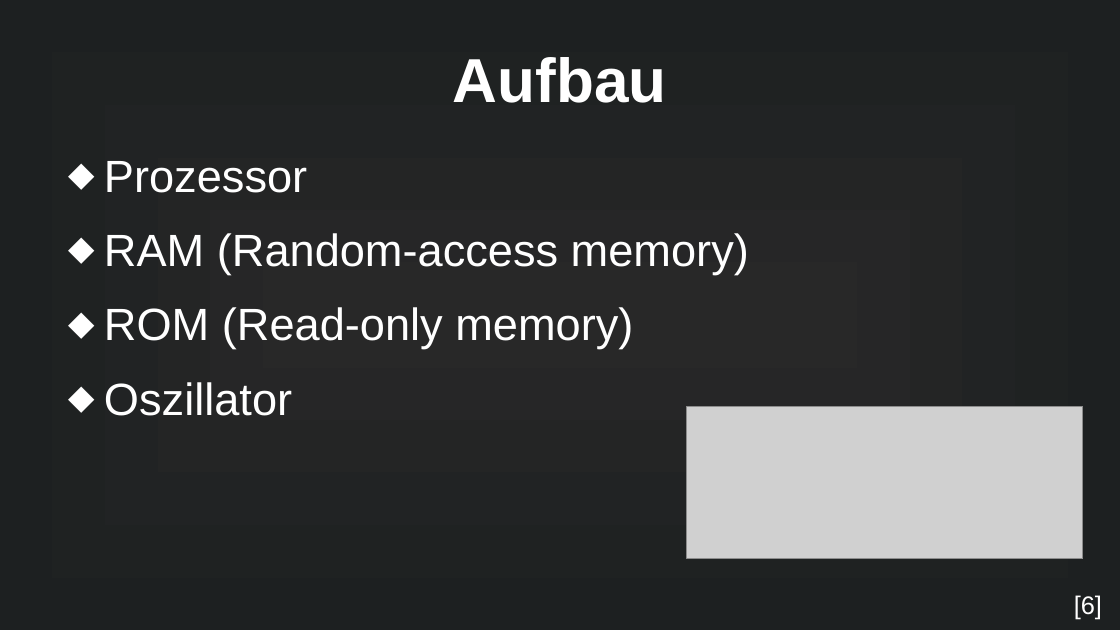
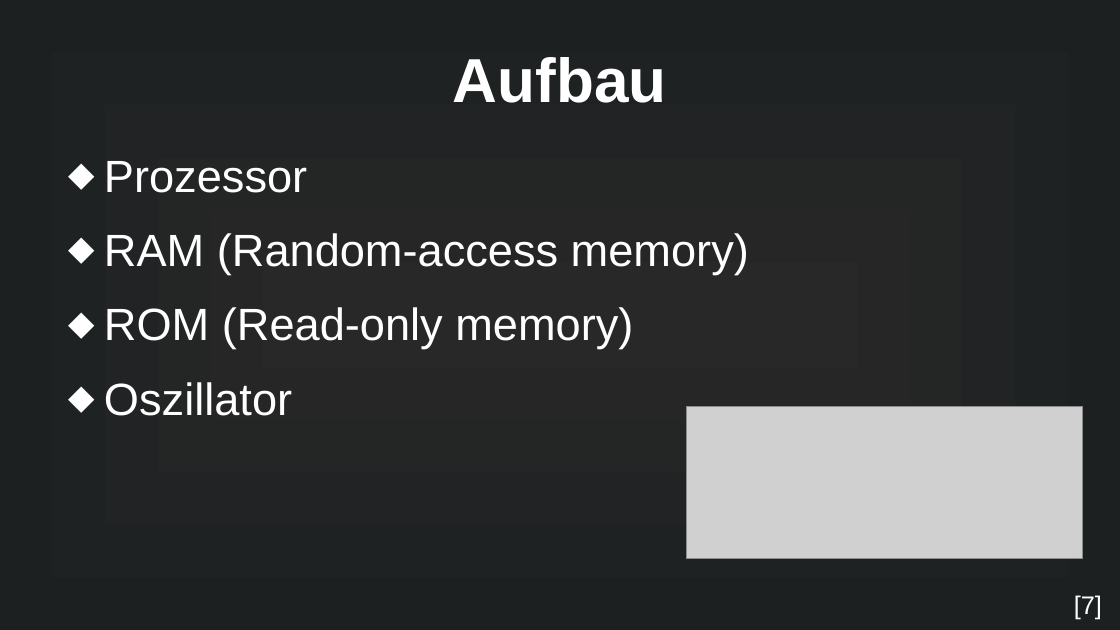
Before and after one commit to MuffinKran24/IMP_GFS, a slide deck: slide 7 of Mikrocontroller_GFS.odp. Drawn at 1120x630 pixels with LibreOffice and Linux fonts; fonts in the diff are those of the drawing; grey boxes stand for pictures. Boxes give left, top, right and bottom in pixels: in the first picture for what was removed or moved away, otherwise in the second. Text is boxed around its words. In the diff, an @@ line names an element or a change of style, - is before the commit and + after.

```diff
--- a/Mikrocontroller_GFS.odp
+++ b/Mikrocontroller_GFS.odp
@@ text at (1074, 595, 1102, 620): text changed @@
-[6]
+[7]
```
Also in this commit, not shown: 2 other slides changed, 1 slide added, 1 slide removed, 3 other files.
